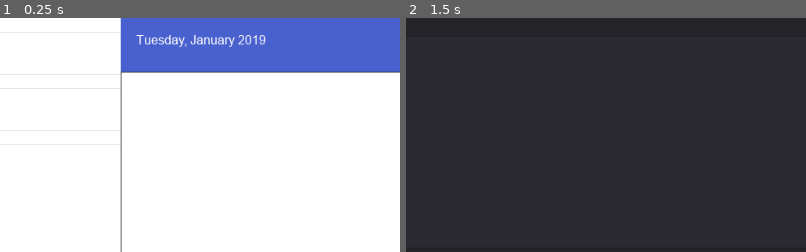
Above: before the commit, frames 1-2 (left to right).
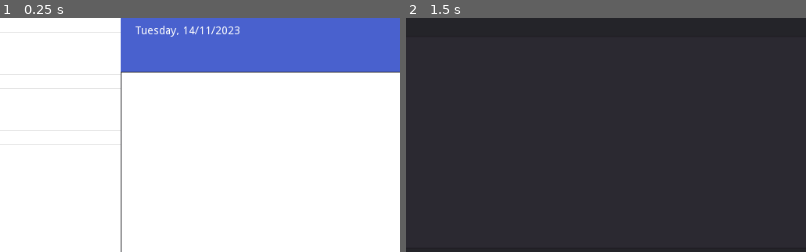
Above: after the commit, the same moments.

Repository: ohmygod481999/to-do-app-gotdot
Game: Godot game, scene res://Control.tscn
The game is run twice, just before and just after one commit, with the same random seed, the same clock (stepped at 60 frames per second) and the same inputs.
Inputs:
- Up to frame 1 (0.25 s): no input
- Up to frame 2 (1.5 s): click "Modify" at 0.5 s; click "Add" at 1.25 s
The pictures show only the part of the screen within x 20-70%, y 18-68%; the shares and areas given below are measured in that part.

The runs differ from the first frame. In frame 1, 1.1% of the frame differs, in the area x 33-67%, y 3-13%; in frame 2, nothing differs.
Error before the commit: Invalid get index '14' (on base: 'Dictionary'). (res://DateTime.gd:20)
Error after the commit: Invalid get index 'data' (on base: 'Nil'). (res://Control.gd:71)

Commit message:
fix datetime

Diff:
--- a/Control.tscn
+++ b/Control.tscn
@@ -62,7 +62,6 @@
 texture = ExtResource( 2 )
 
 [node name="Panel" type="Panel" parent="."]
-editor/display_folded = true
 margin_left = 50.0
 margin_top = 25.0
 margin_right = 974.0
@@ -100,7 +99,6 @@
 margin_right = 308.0
 margin_bottom = 100.0
 custom_fonts/font = SubResource( 4 )
-text = "Tuesday, January 2019"
 
 [node name="DateTime" type="Label" parent="Panel/RightPanel/Header"]
 margin_left = 19.2702
--- a/DateTime.gd
+++ b/DateTime.gd
@@ -4,7 +4,7 @@
 # var a = 2
 # var b = "text"
 var time = OS.get_datetime()
-var dayofweek = time["day"]
+var dayofweek = time["weekday"]
 
 var map_date = {
 	0: "Sunday",
@@ -21,6 +21,7 @@
 # Called when the node enters the scene tree for the first time.
 func _ready():
 	text = get_date_format()
+	pass
 
 # Called every frame. 'delta' is the elapsed time since the previous frame.
 #func _process(delta):
